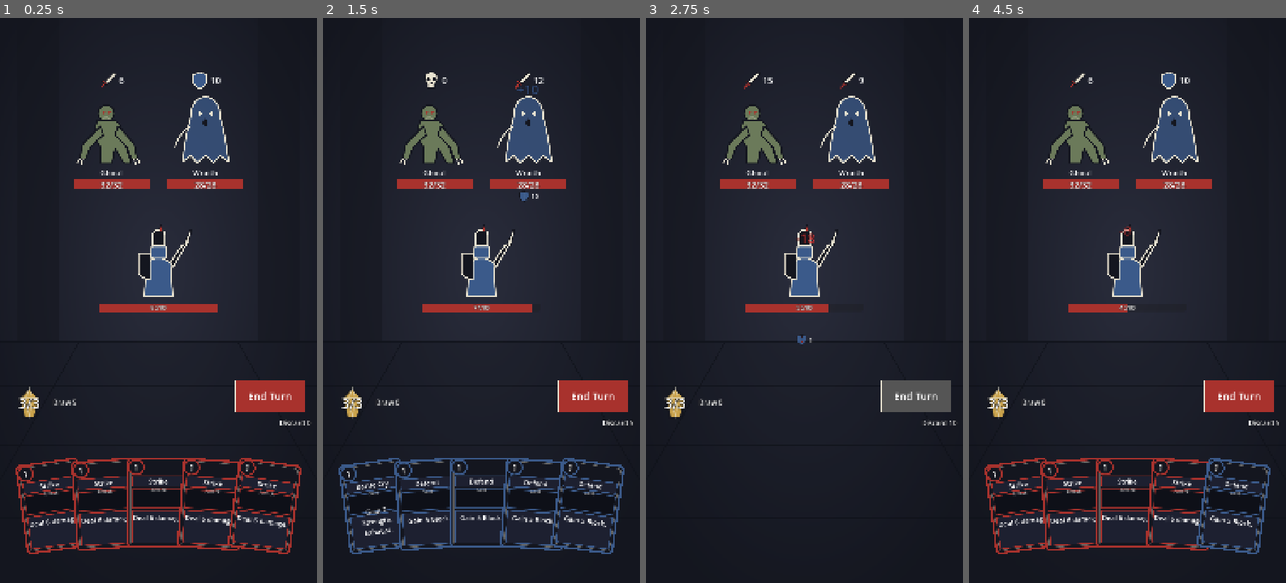
Above: before the commit, frames 1-4 (left to right).
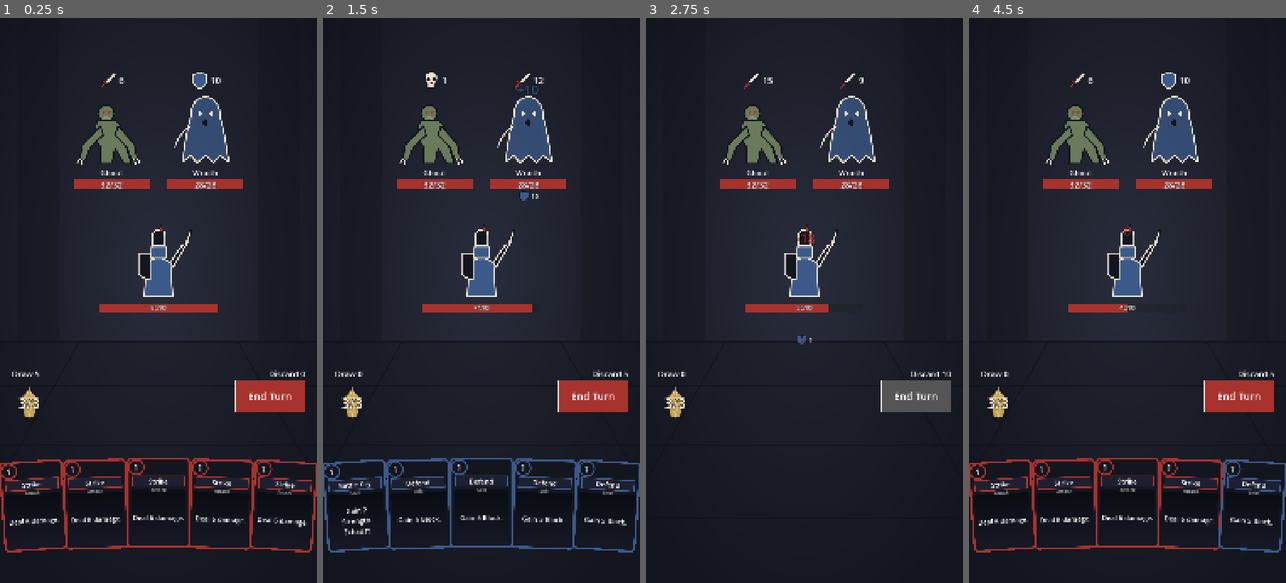
Above: after the commit, the same moments.

Repository: Tut-Kak-Tut/CardFight
Game: Godot game, scene res://scenes/combat/combat_screen.tscn
Two runs of this game, one before a commit and one after it. Both use one fixed random seed, a clock stepped at 60 frames per second and the inputs below.
Inputs (mouse positions are in pixels of both pictures, inside the frame that each line leads up to):
- Up to frame 1 (0.25 s): no input
- Up to frame 2 (1.5 s): click "End Turn" at 0.5 s; drag from (481, 300) to (513, 176) at 1.27 s
- Up to frame 3 (2.75 s): click "End Turn" at 2 s
- Up to frame 4 (4.5 s): drag from (1079, 131) to (1111, 413) at 2.77 s; click "End Turn" at 3.5 s; move the mouse to (1175, 131) at 4.27 s; click (1175, 131) at 4.42 s

The runs differ from the first frame. In frame 1, 5.0% of the frame differs, in the area x 0-100%, y 62-95%; in frame 2, 5.0%, in the area x 0-100%, y 10-95%; in frame 3, 0.2%; in frame 4, 4.9%.

Commit message:
Stage 1 done: intent preview fix, hand layout, card frames, Bone Minion, balance pass 2
Co-Authored-By: Claude Opus 5.5 <noreply@anthropic.com>

Diff:
--- a/assets/art/placeholder/card_frame_attack.svg
+++ b/assets/art/placeholder/card_frame_attack.svg
@@ -1 +1 @@
-<svg xmlns="http://www.w3.org/2000/svg" viewBox="0 0 240 340" width="240" height="340"><rect x="4" y="4" width="232" height="332" rx="14" fill="#14161f" stroke="#a8322d" stroke-width="8"/><rect x="14" y="14" width="212" height="312" rx="8" fill="none" stroke="#e8e2d0" stroke-width="2" opacity="0.4"/><rect x="20" y="70" width="200" height="40" fill="#1d2030" stroke="#a8322d" stroke-width="4"/><rect x="20" y="120" width="200" height="70" fill="#0e1018" stroke="#a8322d" stroke-width="3"/><rect x="20" y="200" width="200" height="120" fill="#1d2030" stroke="#a8322d" stroke-width="4"/><circle cx="36" cy="36" r="28" fill="#14161f" stroke="#a8322d" stroke-width="6"/></svg>
+<svg xmlns="http://www.w3.org/2000/svg" viewBox="0 0 240 340" width="240" height="340"><defs><linearGradient id="g" x1="0" y1="0" x2="0" y2="1"><stop offset="0" stop-color="#0b0d14"/><stop offset="1" stop-color="#171a26"/></linearGradient><pattern id="t" width="6" height="6" patternUnits="userSpaceOnUse" patternTransform="rotate(45)"><rect width="6" height="3" fill="#ffffff" opacity="0.025"/></pattern></defs><rect x="4" y="4" width="232" height="332" rx="14" fill="#14161f" stroke="#a8322d" stroke-width="8"/><rect x="20" y="70" width="200" height="40" fill="#1d2030" stroke="#a8322d" stroke-width="4"/><rect x="16" y="125" width="208" height="203" rx="6" fill="url(#g)"/><rect x="16" y="125" width="208" height="203" rx="6" fill="url(#t)"/><circle cx="36" cy="36" r="28" fill="#14161f" stroke="#a8322d" stroke-width="6"/></svg>
--- a/assets/art/placeholder/card_frame_power.svg
+++ b/assets/art/placeholder/card_frame_power.svg
@@ -1 +1 @@
-<svg xmlns="http://www.w3.org/2000/svg" viewBox="0 0 240 340" width="240" height="340"><rect x="4" y="4" width="232" height="332" rx="14" fill="#14161f" stroke="#c9a24b" stroke-width="8"/><rect x="14" y="14" width="212" height="312" rx="8" fill="none" stroke="#e8e2d0" stroke-width="2" opacity="0.4"/><rect x="20" y="70" width="200" height="40" fill="#1d2030" stroke="#c9a24b" stroke-width="4"/><rect x="20" y="120" width="200" height="70" fill="#0e1018" stroke="#c9a24b" stroke-width="3"/><rect x="20" y="200" width="200" height="120" fill="#1d2030" stroke="#c9a24b" stroke-width="4"/><circle cx="36" cy="36" r="28" fill="#14161f" stroke="#c9a24b" stroke-width="6"/></svg>
+<svg xmlns="http://www.w3.org/2000/svg" viewBox="0 0 240 340" width="240" height="340"><defs><linearGradient id="g" x1="0" y1="0" x2="0" y2="1"><stop offset="0" stop-color="#0b0d14"/><stop offset="1" stop-color="#171a26"/></linearGradient><pattern id="t" width="6" height="6" patternUnits="userSpaceOnUse" patternTransform="rotate(45)"><rect width="6" height="3" fill="#ffffff" opacity="0.025"/></pattern></defs><rect x="4" y="4" width="232" height="332" rx="14" fill="#14161f" stroke="#c9a24b" stroke-width="8"/><rect x="20" y="70" width="200" height="40" fill="#1d2030" stroke="#c9a24b" stroke-width="4"/><rect x="16" y="125" width="208" height="203" rx="6" fill="url(#g)"/><rect x="16" y="125" width="208" height="203" rx="6" fill="url(#t)"/><circle cx="36" cy="36" r="28" fill="#14161f" stroke="#c9a24b" stroke-width="6"/></svg>
--- a/assets/art/placeholder/card_frame_skill.svg
+++ b/assets/art/placeholder/card_frame_skill.svg
@@ -1 +1 @@
-<svg xmlns="http://www.w3.org/2000/svg" viewBox="0 0 240 340" width="240" height="340"><rect x="4" y="4" width="232" height="332" rx="14" fill="#14161f" stroke="#3b5a8a" stroke-width="8"/><rect x="14" y="14" width="212" height="312" rx="8" fill="none" stroke="#e8e2d0" stroke-width="2" opacity="0.4"/><rect x="20" y="70" width="200" height="40" fill="#1d2030" stroke="#3b5a8a" stroke-width="4"/><rect x="20" y="120" width="200" height="70" fill="#0e1018" stroke="#3b5a8a" stroke-width="3"/><rect x="20" y="200" width="200" height="120" fill="#1d2030" stroke="#3b5a8a" stroke-width="4"/><circle cx="36" cy="36" r="28" fill="#14161f" stroke="#3b5a8a" stroke-width="6"/></svg>
+<svg xmlns="http://www.w3.org/2000/svg" viewBox="0 0 240 340" width="240" height="340"><defs><linearGradient id="g" x1="0" y1="0" x2="0" y2="1"><stop offset="0" stop-color="#0b0d14"/><stop offset="1" stop-color="#171a26"/></linearGradient><pattern id="t" width="6" height="6" patternUnits="userSpaceOnUse" patternTransform="rotate(45)"><rect width="6" height="3" fill="#ffffff" opacity="0.025"/></pattern></defs><rect x="4" y="4" width="232" height="332" rx="14" fill="#14161f" stroke="#3b5a8a" stroke-width="8"/><rect x="20" y="70" width="200" height="40" fill="#1d2030" stroke="#3b5a8a" stroke-width="4"/><rect x="16" y="125" width="208" height="203" rx="6" fill="url(#g)"/><rect x="16" y="125" width="208" height="203" rx="6" fill="url(#t)"/><circle cx="36" cy="36" r="28" fill="#14161f" stroke="#3b5a8a" stroke-width="6"/></svg>
--- /dev/null
+++ b/assets/art/placeholder/enemy_bone_minion.svg
@@ -0,0 +1 @@
+<svg xmlns="http://www.w3.org/2000/svg" viewBox="0 0 256 256" width="256" height="256"><g fill="#e8e2d0" stroke="#14161f" stroke-width="5" stroke-linejoin="round"><circle cx="128" cy="60" r="22"/><path d="M110 88 Q108 92 110 105 L110 150 Q128 160 146 150 L146 105 Q148 92 146 88 Z" fill="#e8e2d0"/><rect x="112" y="155" width="10" height="60"/><rect x="134" y="155" width="10" height="60"/><rect x="96" y="110" width="10" height="45" transform="rotate(-25 101 132)"/></g><circle cx="119" cy="56" r="5" fill="#14161f"/><circle cx="137" cy="56" r="5" fill="#14161f"/><path d="M118 98 H138 M118 110 H138 M118 122 H138" stroke="#14161f" stroke-width="3"/></svg>
--- a/data/encounters.json
+++ b/data/encounters.json
@@ -49,7 +49,7 @@
       "wraith"
     ],
     [
-      "skeleton_archer",
+      "bone_minion",
       "dark_cultist",
       "skeleton_archer"
     ]
--- a/data/enemies.json
+++ b/data/enemies.json
@@ -13,17 +13,17 @@
               "effects": [
                 {
                   "op": "damage",
-                  "value": 7,
-                  "target": "player"
-                }
-              ]
-            },
-            {
-              "intent": "attack",
-              "effects": [
-                {
-                  "op": "damage",
-                  "value": 7,
+                  "value": 8,
+                  "target": "player"
+                }
+              ]
+            },
+            {
+              "intent": "attack",
+              "effects": [
+                {
+                  "op": "damage",
+                  "value": 8,
                   "target": "player"
                 }
               ]
@@ -54,17 +54,17 @@
               "effects": [
                 {
                   "op": "damage",
-                  "value": 6,
-                  "target": "player"
-                }
-              ]
-            },
-            {
-              "intent": "attack",
-              "effects": [
-                {
-                  "op": "damage",
-                  "value": 10,
+                  "value": 7,
+                  "target": "player"
+                }
+              ]
+            },
+            {
+              "intent": "attack",
+              "effects": [
+                {
+                  "op": "damage",
+                  "value": 11,
                   "target": "player"
                 }
               ]
@@ -77,6 +77,47 @@
                   "status": "weak",
                   "value": 1,
                   "target": "player"
+                }
+              ]
+            }
+          ]
+        }
+      ]
+    },
+    {
+      "id": "bone_minion",
+      "name": "Bone Minion",
+      "max_hp": 10,
+      "tier": "normal",
+      "phases": [
+        {
+          "pattern": [
+            {
+              "intent": "attack",
+              "effects": [
+                {
+                  "op": "damage",
+                  "value": 4,
+                  "target": "player"
+                }
+              ]
+            },
+            {
+              "intent": "attack",
+              "effects": [
+                {
+                  "op": "damage",
+                  "value": 4,
+                  "target": "player"
+                }
+              ]
+            },
+            {
+              "intent": "defend",
+              "effects": [
+                {
+                  "op": "block",
+                  "value": 4
                 }
               ]
             }
@@ -151,17 +192,17 @@
               "effects": [
                 {
                   "op": "damage",
-                  "value": 5,
-                  "target": "player"
-                }
-              ]
-            },
-            {
-              "intent": "attack",
-              "effects": [
-                {
-                  "op": "damage",
-                  "value": 5,
+                  "value": 6,
+                  "target": "player"
+                }
+              ]
+            },
+            {
+              "intent": "attack",
+              "effects": [
+                {
+                  "op": "damage",
+                  "value": 6,
                   "target": "player"
                 }
               ]
--- a/scenes/combat/combat_screen.gd
+++ b/scenes/combat/combat_screen.gd
@@ -153,9 +153,9 @@
 	energy_label.vertical_alignment = VERTICAL_ALIGNMENT_CENTER
 	circle.add_child(energy_label)
 
-	draw_label = _label("", 24, Vector2(180, 1290), Vector2(200, 40))
+	draw_label = _label("", 28, Vector2(40, 1190), Vector2(300, 44))
 	add_child(draw_label)
-	discard_label = _label("", 24, Vector2(840, 1360), Vector2(220, 40))
+	discard_label = _label("", 28, Vector2(740, 1190), Vector2(300, 44))
 	discard_label.horizontal_alignment = HORIZONTAL_ALIGNMENT_RIGHT
 	add_child(discard_label)
 
@@ -295,13 +295,13 @@
 
 func _layout_hand() -> void:
 	var n := card_views.size()
-	var dx: float = minf(170.0, 900.0 / maxf(n, 1))
+	var dx: float = minf(240.0 * 0.9 + 6.0, 1040.0 / maxf(n, 1))
 	var half := (n - 1) / 2.0
 	for i in n:
 		var v := card_views[i]
 		var off := i - half
 		v.z_index = 0
-		v.rotation_degrees = off * 4.0
+		v.rotation_degrees = off * 2.0
 		var edge := absf(off) / maxf(half, 1.0)
 		var y := HAND_BOTTOM_Y + 10.0 * edge
 		if int(v.card.uid) == selected_uid:
--- a/scripts/core/combat/enemy_ai.gd
+++ b/scripts/core/combat/enemy_ai.gd
@@ -48,4 +48,9 @@
 					times = int(fx.get("times", 1))
 			"block":
 				block += int(fx.get("value", 0))
+			"apply":
+				if fx.get("target", "") == "self":
+					buff += int(fx.get("value", 0))
+				elif fx.get("target", "") == "player" and debuff == 0:
+					debuff = int(fx.get("value", 0))
 	return {"intent": e.intent.get("intent", ""), "damage": dmg, "times": times, "block": block, "buff": buff, "debuff": debuff}
--- a/tests/test_enemy_ai.gd
+++ b/tests/test_enemy_ai.gd
@@ -82,6 +82,18 @@
 	assert_eq(EnemyAI.preview(e, s).damage, floori((base + st) * float(_data().balance.vulnerable_mult)))
 	_done()
 
+func test_preview_buff_debuff() -> void:
+	var s := _fight(["dark_cultist"])
+	assert_eq(EnemyAI.preview(s.enemies[0], s).buff, int(_fx("dark_cultist", 0, 0).value))
+	var a := _fight(["skeleton_archer"])
+	var e := a.enemies[0]
+	var best := 0
+	for i in e.data.phases[0].pattern.size():
+		best = maxi(best, int(EnemyAI.preview(e, a).debuff))
+		EnemyAI.advance(e)
+	assert_true(best > 0)
+	_done()
+
 func test_weak_reduces() -> void:
 	var s := _fight(["skeleton_warrior"])
 	s.enemies[0].add_status("weak", 2)
--- a/tests/test_game_data.gd
+++ b/tests/test_game_data.gd
@@ -9,7 +9,13 @@
 	var gd = _gd()
 	assert_eq(gd.cards.size(), 30)
 	assert_eq(gd.characters.size(), 2)
-	assert_eq(gd.enemies.size(), 7)
+	assert_true(gd.enemies.size() >= 8)
+	for pool in gd.encounters.values():
+		if not pool is Array:
+			continue
+		for enc in pool:
+			for id in enc:
+				assert_true(gd.enemies.has(id), "unknown enemy " + str(id))
 	assert_eq(gd.relics.size(), 6)
 	gd.free()
 
Not shown, added: assets/art/placeholder/enemy_bone_minion.svg.import
Binary file added: docs/reports/screens/retest_enemy_turn.png
Not shown, added: docs/reports/screens/retest_enemy_turn.png.import
Binary file added: docs/reports/screens/retest_mid.png
Not shown, added: docs/reports/screens/retest_mid.png.import
Binary file added: docs/reports/screens/retest_result.png
Not shown, added: docs/reports/screens/retest_result.png.import
Binary file added: docs/reports/screens/retest_result2.png
Not shown, added: docs/reports/screens/retest_result2.png.import
Binary file added: docs/reports/screens/retest_start.png
Not shown, added: docs/reports/screens/retest_start.png.import
Binary file added: docs/reports/screens/retest_start2.png
(and 6 more such lines)
